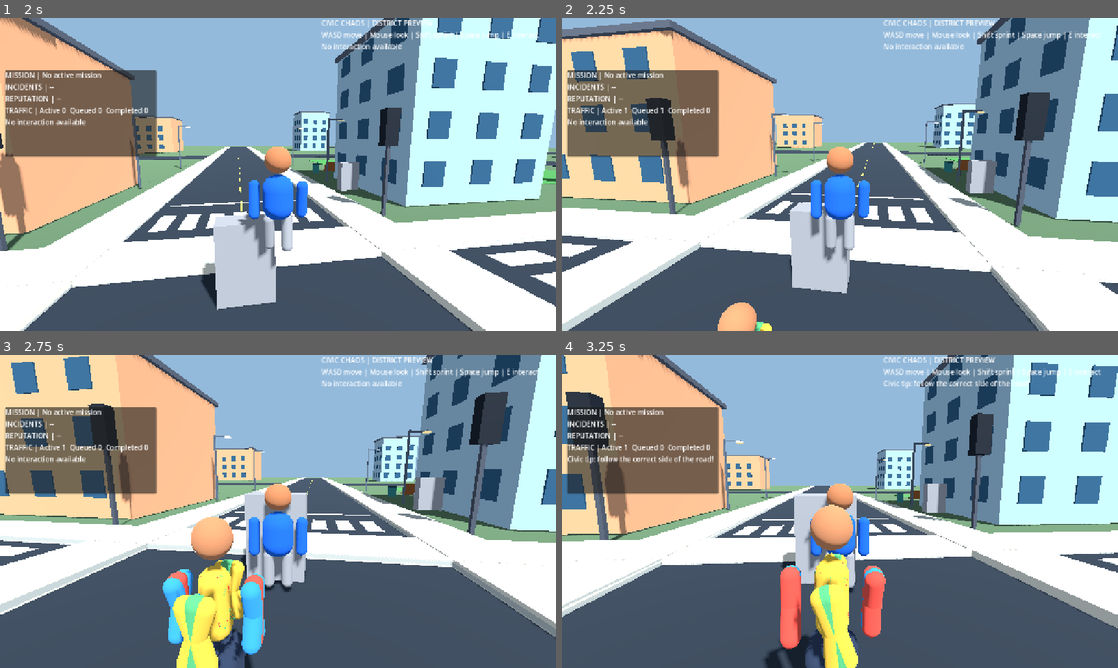
Above: before the commit, frames 1-4 (two rows, left to right).
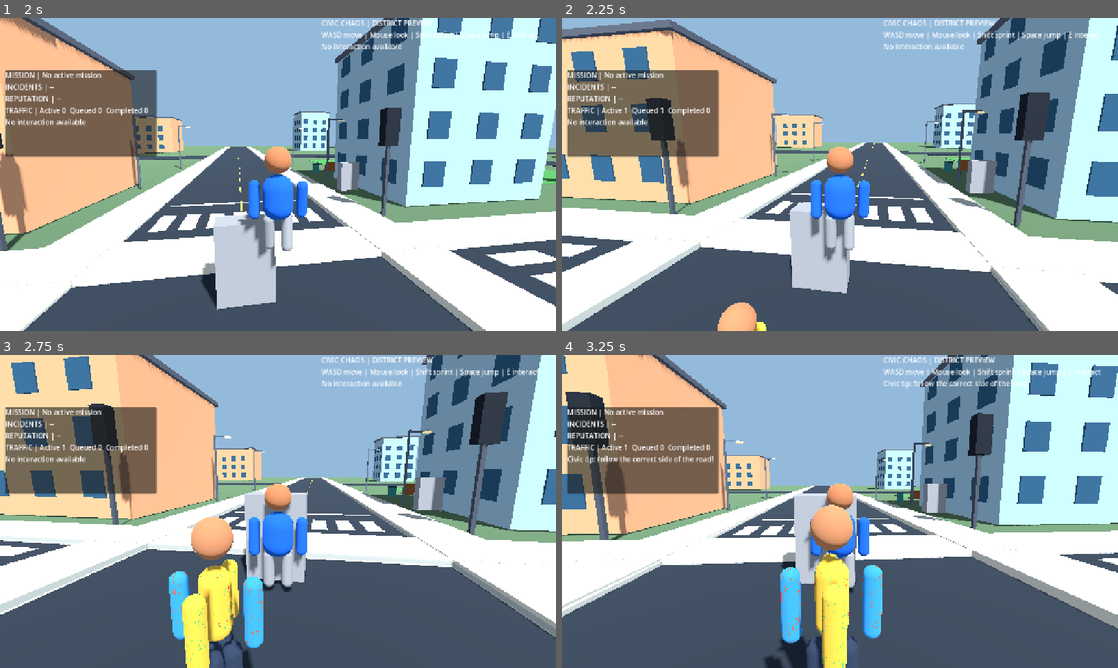
Above: after the commit, the same moments.

Repository: gauravprajapat-23/civic-chaos
Game: Godot game, scene res://scenes/core/menu.tscn
Two runs of this game, one before a commit and one after it. Both use one fixed random seed, a clock stepped at 60 frames per second and the inputs below.
Inputs (mouse positions are in pixels of both pictures, inside the frame that each line leads up to):
- Up to frame 1 (2 s): click "Start Game" at 0.5 s; tap Enter at 1.25 s; move the mouse to (305, 174) at 1.27 s; hold W (move_forward) from 1.28 s (still down); hold E (interact) from 1.28 s (still down); tap Space (jump) at 1.52 s
- Up to frame 2 (2.25 s): keep holding W (move_forward); move the mouse to (812, 174) at 2.02 s; release E (interact) at 2.03 s; tap Shift (sprint) at 2.1 s
- Up to frame 3 (2.75 s): keep holding W (move_forward); tap Space (jump) at 2.27 s
- Up to frame 4 (3.25 s): keep holding W (move_forward); move the mouse to (851, 505) at 2.77 s; hold E (interact) from 2.78 s (still down)

Frame 1 is identical in both runs. In frame 2, less than 0.1% of the frame differs, in the area x 34-38%, y 97-100%; in frame 3, 2.2%; in frame 4, 2.6%, in the area x 37-59%, y 63-100%.

Commit message:
fix(npc): ignore ground contacts in pedestrian obstacle probes

Diff:
--- a/scripts/npc/district_pedestrians.gd
+++ b/scripts/npc/district_pedestrians.gd
@@ -342,9 +342,8 @@
         return false
     if not wraps and _walker_path_occupied(index, previous, destination):
         return false
-    # Actual physics-space shape queries include world, player, vehicles and
-    # pedestrians. Shape checks are sampled along the movement, not only at
-    # the endpoint, to guard against clipping through thin obstacles.
+    # Probe solid buildings/props and vehicles only. Agent personal space
+    # and yielding are handled separately from the physics query.
     if _swept_path_blocked(index, previous, destination, wraps):
         return false
     return true
@@ -448,7 +447,21 @@
             walker.global_transform.basis,
             to_global(trial) + Vector3.UP * collider.position.y
         )
-        if not get_world_3d().direct_space_state.intersect_shape(query, 1).is_empty():
+        var contacts: Array[Dictionary] = get_world_3d().direct_space_state.intersect_shape(query, 16)
+        for hit in contacts:
+            var obstacle := hit.get("collider") as CollisionObject3D
+            if obstacle == null:
+                continue
+            if (obstacle.collision_layer & 4) != 0:
+                return true # Solid vehicle.
+            # Roads, terrain and sidewalks are floor surfaces, not obstacles.
+            # A capsule grazing their top surface must not freeze the NPC.
+            var obstacle_shape := obstacle.get_node_or_null("CollisionShape3D") as CollisionShape3D
+            if obstacle_shape != null and obstacle_shape.shape is BoxShape3D:
+                var box: BoxShape3D = obstacle_shape.shape as BoxShape3D
+                var floor_top: float = obstacle_shape.global_position.y + box.size.y * 0.5
+                if floor_top <= to_global(trial).y + 0.04:
+                    continue
             return true
     return false
 
--- a/tests/player_pedestrian_contact_test.gd
+++ b/tests/player_pedestrian_contact_test.gd
@@ -25,7 +25,7 @@
     var pedestrian := AnimatableBody3D.new()
     pedestrian.name = "StationaryPedestrian"
     pedestrian.collision_layer = 8
-    pedestrian.collision_mask = 1 | 2 | 8
+    pedestrian.collision_mask = 0 # Same sensor-only contract as live NPCs.
     var npc_shape := CollisionShape3D.new()
     var npc_capsule := CapsuleShape3D.new()
     npc_capsule.radius = 0.32
@@ -48,14 +48,11 @@
     for frame in range(70):
         await physics_frame
     Input.action_release("move_forward")
-    var delta := player.global_position - pedestrian.global_position
-    delta.y = 0.0
     if player.global_position.z > -1.5:
         _fail("player was physically blocked by a sensing-only pedestrian")
         return
     if absf(player.global_position.x) > 0.5:
         _fail("pedestrian contact unexpectedly pushed player sideways")
-        return
         return
     # Clear the walker and confirm that the obstacle guard releases.
     pedestrian.global_position = Vector3(10.0, 0.0, 0.0)
